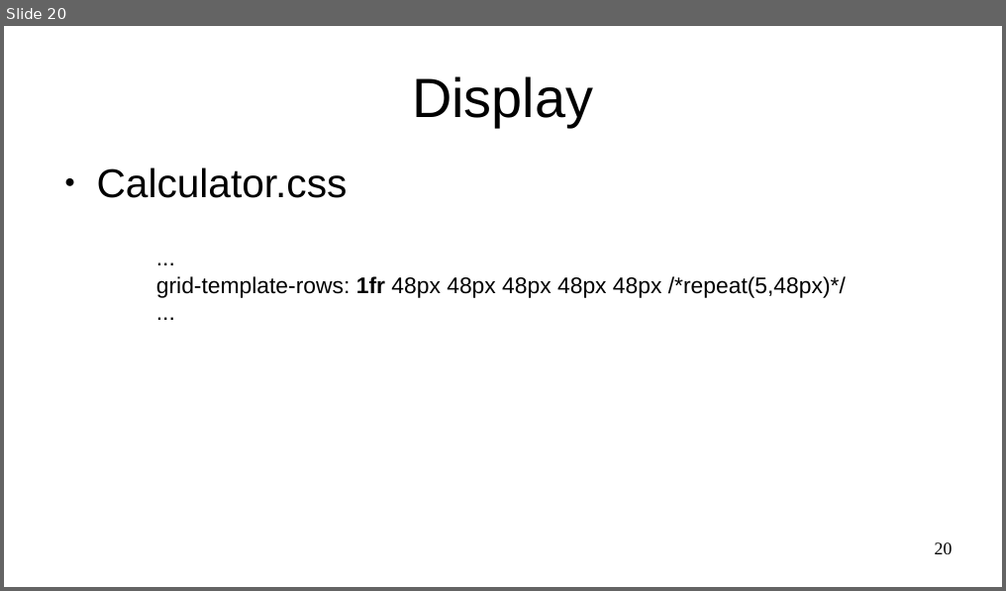
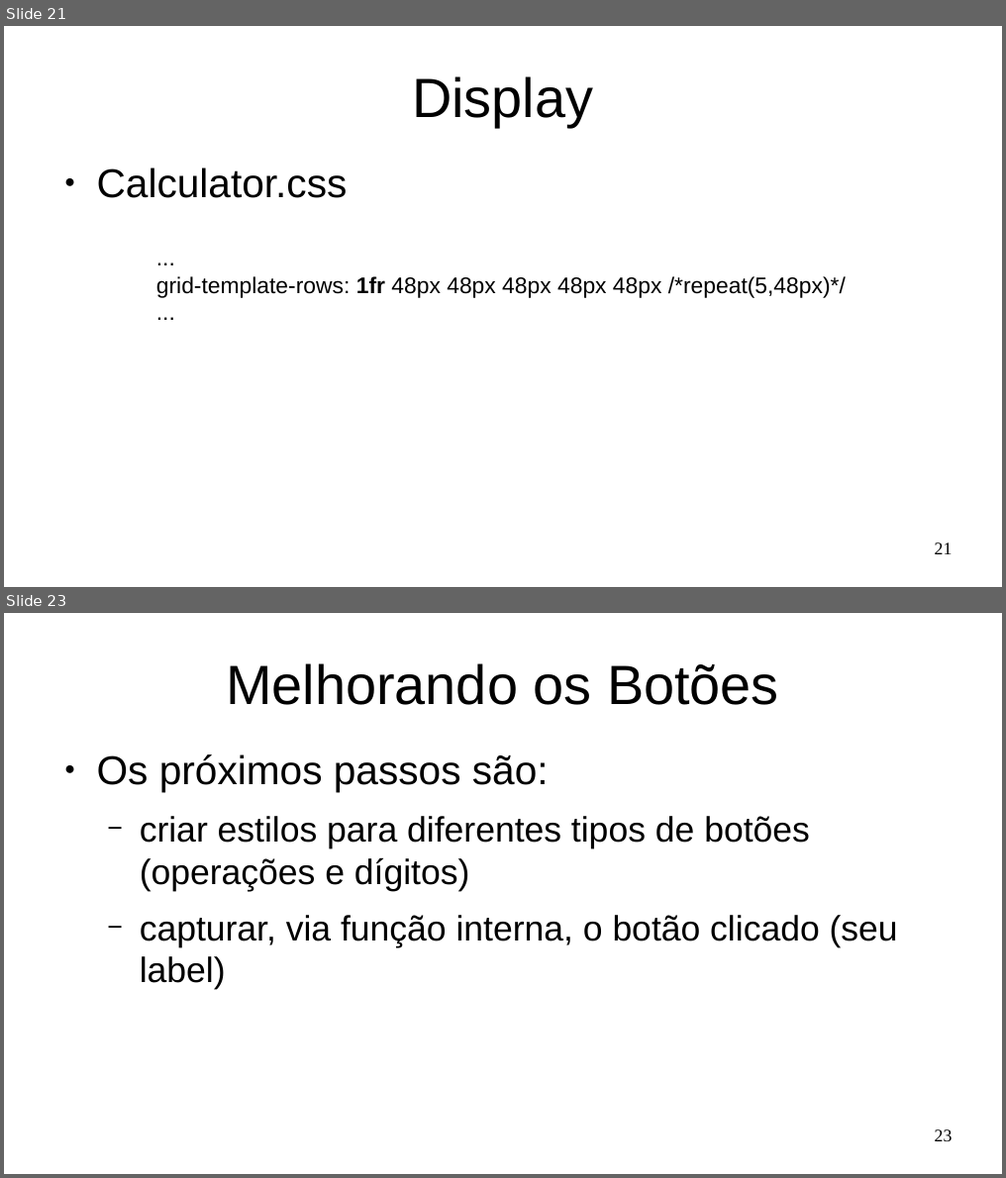
Before and after one commit to Marques-Dev/WEB_2020-1, a slide deck: SLIDES/aula02.odp. Shown one above the other, each under a label of ours: slide 20 before the commit, slides 21 and 23 after it; the slides between them are not shown. The pictures are 1006x591 and 1006x1178 pixels, drawn with LibreOffice and Linux fonts; fonts in the diff are those of the drawing. Boxes give left, top, right and bottom in pixels: in the first picture for what was removed or moved away, otherwise in the second. Text is boxed around its words. In the diff, an @@ line names an element or a change of style, - is before the commit and + after.

```diff
--- a/SLIDES/aula02.odp
+++ b/SLIDES/aula02.odp
@@ slide 23 added at (x1=4, y1=613, x2=1002, y2=1174), background #FFFFFF @@
@@ title added at (x1=226, y1=663, x2=779, y2=705), 44 pt, text #000000 @@
+Melhorando os Botões
@@ text added at (x1=97, y1=755, x2=898, y2=990), 28 pt, text #000000 @@
+● Os próximos passos são:
+  − criar estilos para diferentes tipos de botões (operações e dígitos)
+  − capturar, via função interna, o botão clicado (seu label)
@@ page number added at (x1=935, y1=1130, x2=952, y2=1142), 14 pt, text #000000 @@
+23
@@ what was slide 20 is now slide 21 @@
@@ page number at (x1=935, y1=543, x2=952, y2=555): text changed @@
-20
+21
```
Also in this commit, not shown: 4 other slides added, 9 other files.
